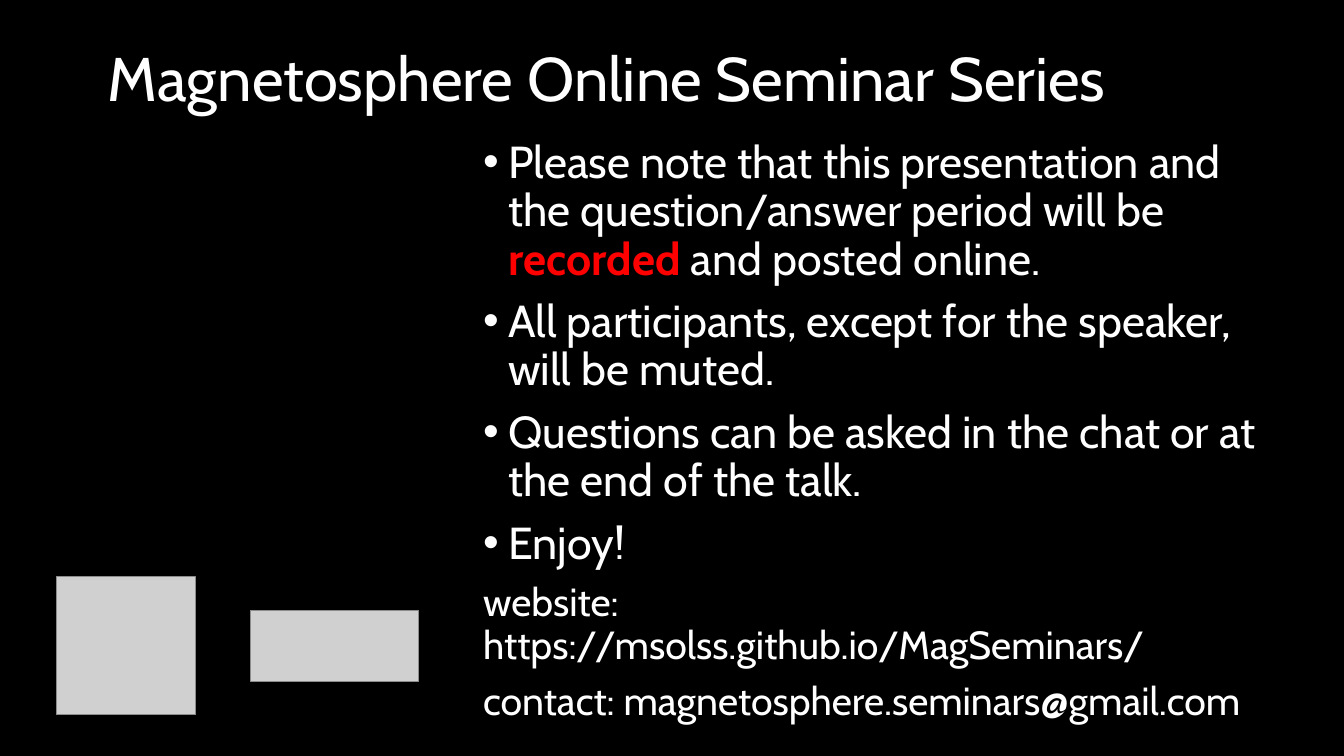
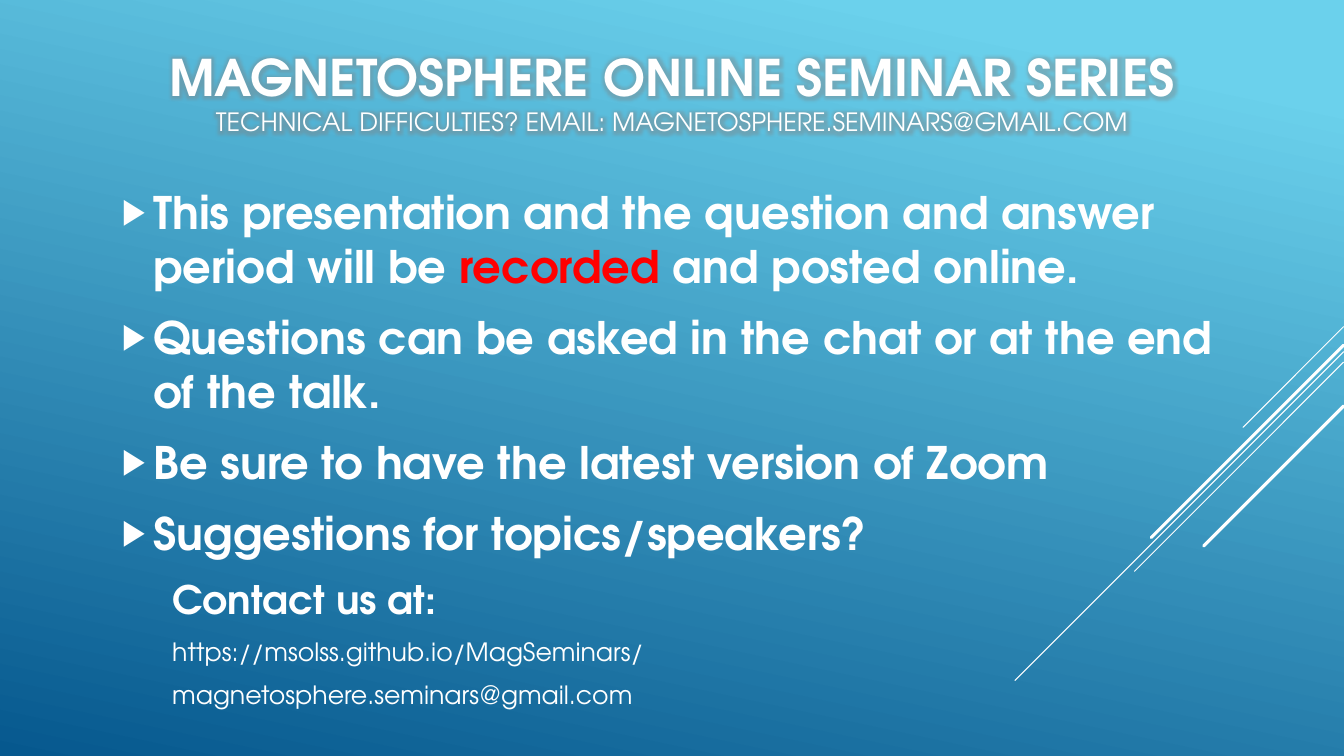
Before and after one commit to MSOLSS/MagSeminars, a slide deck: slide 1 of MSOSS_title.pptx. Drawn at 1344x756 pixels with LibreOffice and Linux fonts; fonts in the diff are those of the drawing; grey boxes stand for pictures; background and template pictures are left out. Boxes give left, top, right and bottom in pixels: in the first picture for what was removed or moved away, otherwise in the second. Text is boxed around its words. In the diff, an @@ line names an element or a change of style, - is before the commit and + after.

```diff
--- a/MSOSS_title.pptx
+++ b/MSOSS_title.pptx
@@ background picture (left out) to gradient #6ED2EB to #06588E @@
@@ title at bbox=[169, 58, 1174, 132]: text changed; size 44 to 18 pt; font Cabin to TeX Gyre Adventor @@
-Magnetosphere Online Seminar Series
+MAGNETOSPHERE ONLINE SEMINAR SERIES
+TECHNICAL DIFFICULTIES? EMAIL: MAGNETOSPHERE.SEMINARS@GMAIL.COM
@@ text "This presentation and the question ...": place and size @@
-text "This presentation and the question ..." at bbox=[483, 144, 1255, 725]
+text "This presentation and the question ..." at bbox=[153, 194, 1212, 710]
@@ text "This presentation and the question ..." at bbox=[153, 194, 1212, 710]: vertical alignment top to middle @@
@@ text at bbox=[153, 194, 1155, 292]: text changed; font Cabin to TeX Gyre Adventor; bold on @@
-• Please note that this presentation and the question/answer period will be recorded and posted online.
-• All participants, except for the speaker, will be muted.
+▶ This presentation and the question and answer period will be recorded and posted online.
@@ text at bbox=[153, 319, 1212, 409]: font Cabin to TeX Gyre Adventor, bold on in "Questions can be asked in the chat ..."; bullet • to ▶; line spacing 0.9 to 1; more space between paragraphs @@
@@ group added at bbox=[1015, 327, 1344, 681]: 5 lines @@
@@ text at bbox=[153, 444, 1049, 710]: text changed; size 28 to 18 pt; font Cabin to TeX Gyre Adventor; bold on @@
-• Enjoy!
-website: https://msolss.github.io/MagSeminars/
-contact: magnetosphere.seminars@gmail.com
+▶ Be sure to have the latest version of Zoom
+▶ Suggestions for topics/speakers?
+  Contact us at:
+  https://msolss.github.io/MagSeminars/
+  magnetosphere.seminars@gmail.com
@@ picture removed at bbox=[56, 577, 197, 715] @@
@@ picture removed at bbox=[251, 610, 419, 682] @@
```
